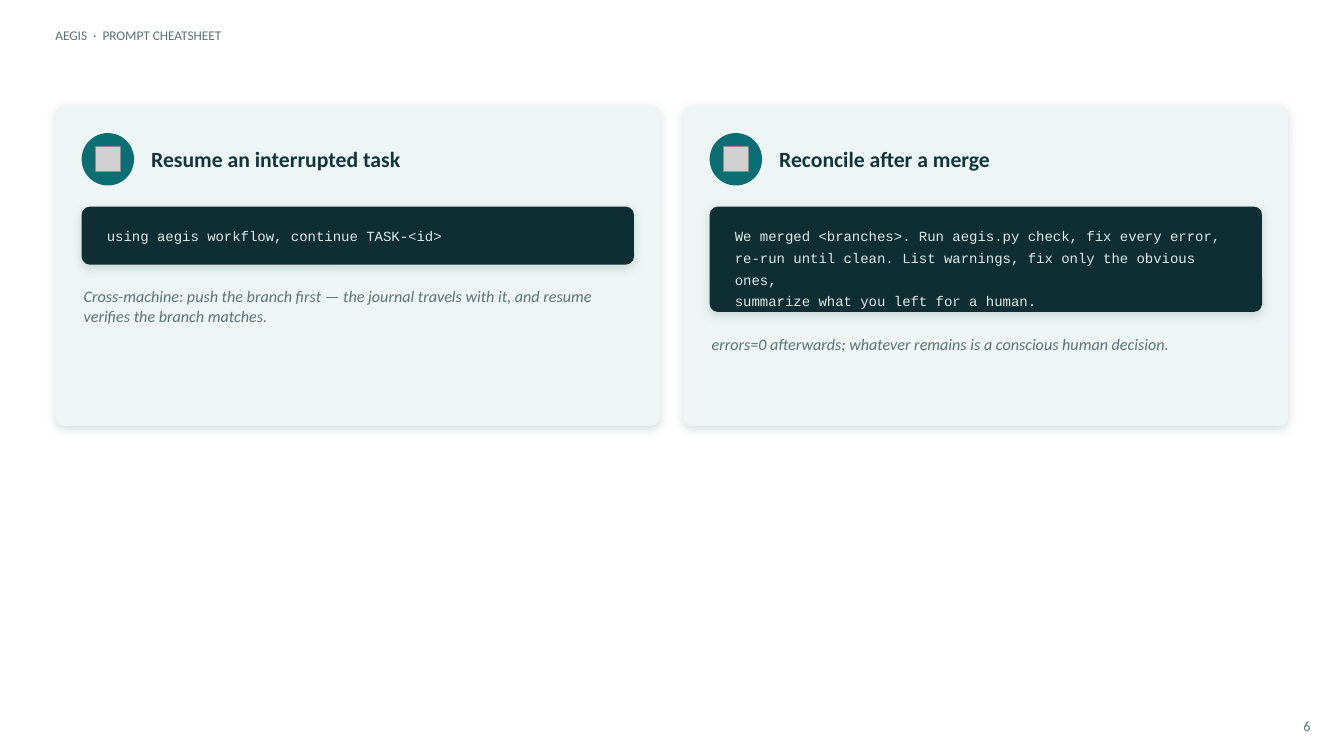
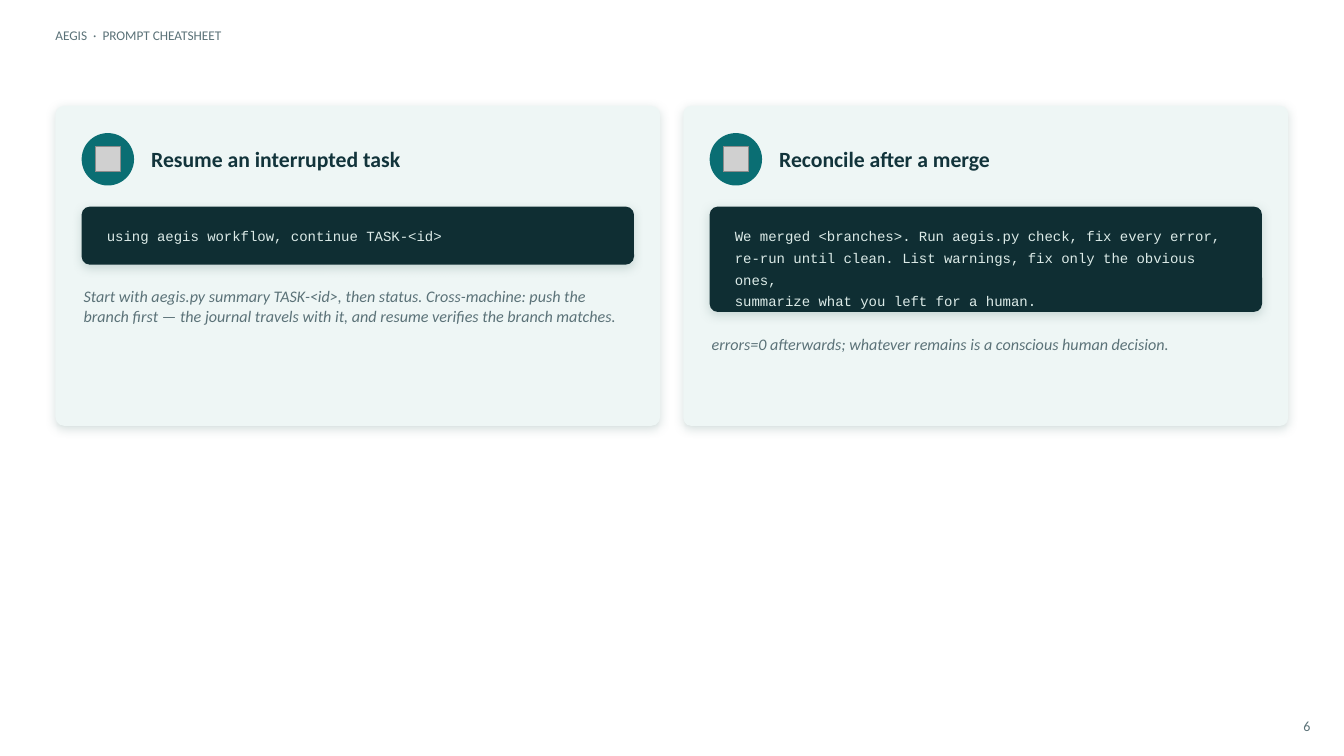
Before and after one commit to DDP-Engineering/Agentic_Engineering_Governance_Integrity_System, a slide deck: slide 6 of 06_SoftwareDocu/08_Prompt_Cheatsheet.pptx. Drawn at 1344x756 pixels with LibreOffice and Linux fonts; fonts in the diff are those of the drawing; grey boxes stand for pictures. Boxes give left, top, right and bottom in pixels: in the first picture for what was removed or moved away, otherwise in the second. Text is boxed around its words. In the diff, an @@ line names an element or a change of style, - is before the commit and + after.

Commit message:
feat(aegis): add compact stage summaries

```diff
--- a/06_SoftwareDocu/08_Prompt_Cheatsheet.pptx
+++ b/06_SoftwareDocu/08_Prompt_Cheatsheet.pptx
@@ text at (84,291,615,325): text changed @@
-Cross-machine: push the branch first — the journal travels with it, and resume verifies the branch matches.
+Start with aegis.py summary TASK-<id>, then status. Cross-machine: push the branch first — the journal travels with it, and resume verifies the branch matches.
```
Also in this commit, not shown: 2 other slides changed, 59 other files.
